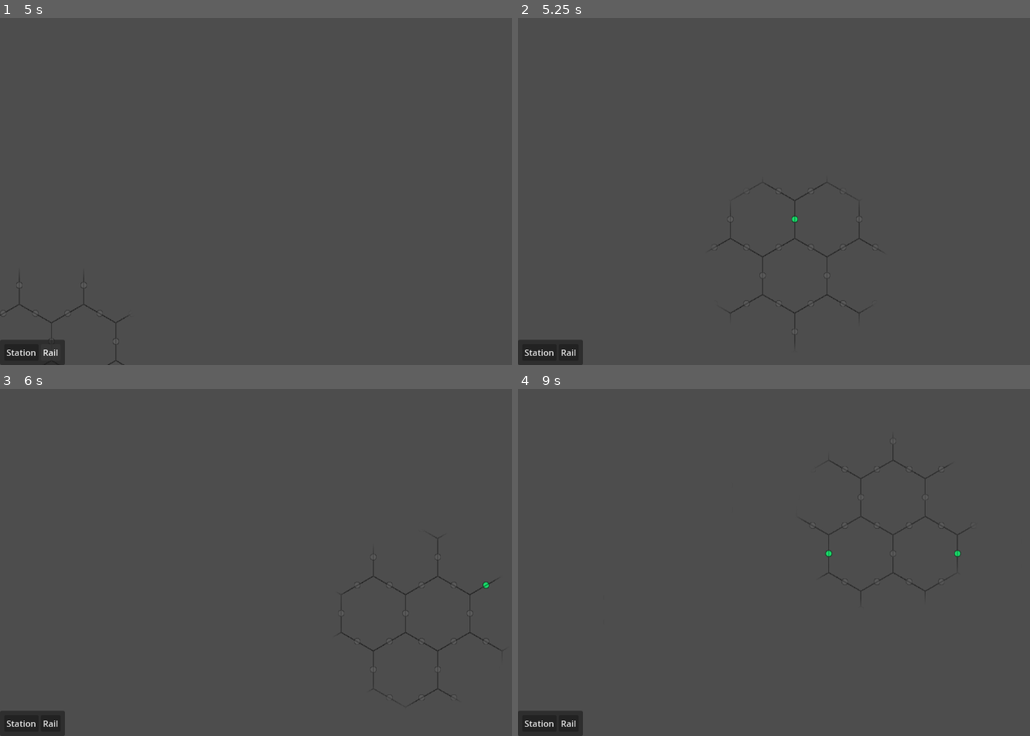
Above: before the commit, frames 1-4 (two rows, left to right).
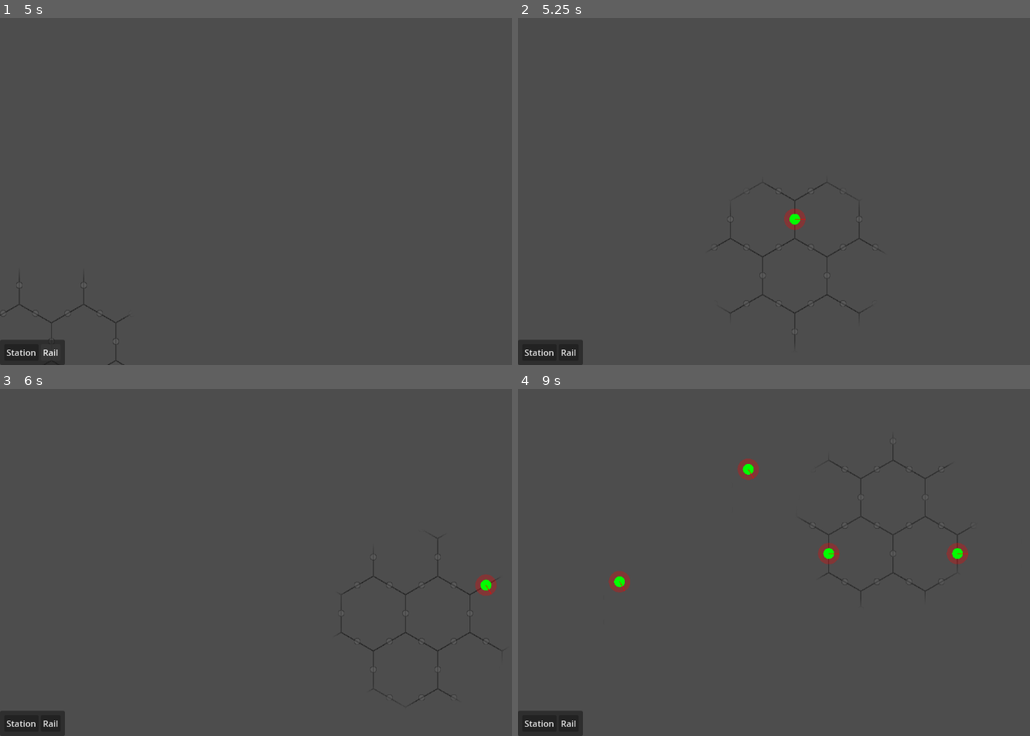
Above: after the commit, the same moments.

Repository: Vakrim/poszynach
Game: Godot game, scene res://main.tscn
The game is run twice, just before and just after one commit, with the same random seed, the same clock (stepped at 60 frames per second) and the same inputs.
Inputs (mouse positions are in pixels of both pictures, inside the frame that each line leads up to):
- Up to frame 1 (5 s): click "Station" at 0.5 s; click "Rail" at 1.25 s; click "Station" at 2 s; click "Rail" at 2.75 s; click "Station" at 3.5 s; click "Rail" at 4.25 s
- Up to frame 2 (5.25 s): tap Enter at 5 s; move the mouse to (794, 260) at 5.02 s; hold S (camera_move_down) from 5.03 s (still down); click (794, 260) at 5.17 s
- Up to frame 3 (6 s): release S (camera_move_down) at 5.75 s; drag from (496, 614) to (276, 631) at 5.77 s
- Up to frame 4 (9 s): tap Space at 6.5, 8.75 s; move the mouse to (640, 510) at 6.52 s; hold D (camera_move_right) 6.53-7.25 s; click (640, 510) at 6.67 s; drag from (855, 562) to (640, 510) at 7.27 s; tap Enter at 8 s; move the mouse to (733, 475) at 8.02 s; right-click (733, 475) at 8.1 s; click (733, 475) at 8.17 s; drag from (963, 545) to (733, 475) at 8.77 s

Frame 1 is identical in both runs. In frame 2, 0.2% of the frame differs, in the area x 51-57%, y 55-62%; in frame 3, 0.2%; in frame 4, 0.8%, in the area x 17-88%, y 20-59%.

Commit message:
A* graph building

Diff:
--- /dev/null
+++ b/edge_data.gd
@@ -0,0 +1,12 @@
+class_name EdgeData
+
+static var next_id = 0
+
+var id: int
+var grid_position: Vector2i
+var world_position: Vector2
+var world_normal_rotation: float
+
+func _init() -> void:
+    id = next_id
+    next_id += 1
--- a/main.tscn
+++ b/main.tscn
@@ -1,7 +1,8 @@
-[gd_scene load_steps=4 format=3 uid="uid://dw1lfjjy50q3f"]
+[gd_scene load_steps=5 format=3 uid="uid://dw1lfjjy50q3f"]
 
 [ext_resource type="Script" path="res://camera_2d.gd" id="3_nxi0b"]
 [ext_resource type="Theme" uid="uid://b7dceiu384spx" path="res://theme.tres" id="4_8oag3"]
+[ext_resource type="Script" path="res://path_finding.gd" id="4_he3h2"]
 [ext_resource type="PackedScene" uid="uid://cvbqs0timnjh5" path="res://rail_grid/rail_grid.tscn" id="7_cossi"]
 
 [node name="Main" type="Node"]
@@ -39,3 +40,7 @@
 text = "Rail"
 
 [node name="RailGrid" parent="." instance=ExtResource("7_cossi")]
+
+[node name="PathFinding" type="Node2D" parent="." node_paths=PackedStringArray("rail_grid")]
+script = ExtResource("4_he3h2")
+rail_grid = NodePath("../RailGrid")
--- /dev/null
+++ b/path_finding.gd
@@ -0,0 +1,41 @@
+class_name PathFinding
+extends Node2D
+
+@export var rail_grid: RailGrid
+
+var impl = AStar2D.new()
+
+var impl_point_id = {}
+
+var edges = []
+
+func _ready() -> void:
+    rail_grid.edge_created.connect(_on_edge_created)
+    rail_grid.edge_removed.connect(_on_edge_removed)
+
+func _on_edge_created(edge: EdgeData) -> void:
+    var id = impl.get_available_point_id()
+    impl.add_point(id, edge.world_position)
+    impl_point_id[edge.id] = id
+    edges.append(edge)
+
+    for connection in rail_grid.get_connections(edge):
+        var connection_id = impl_point_id[connection.id]
+        impl.connect_points(id, connection_id)
+
+    queue_redraw()
+
+func _on_edge_removed(edge: EdgeData) -> void:
+    impl.remove_point(impl_point_id[edge.id])
+    impl_point_id.erase(edge.id)
+    edges.erase(edge)
+    queue_redraw()
+
+func _draw() -> void:
+    for edge in edges:
+        draw_circle(edge.world_position, 20, Color(1, 0, 0, 0.3))
+        draw_circle(impl.get_point_position(impl_point_id[edge.id]), 10, Color(0, 1, 0))
+        draw_line(edge.world_position, edge.world_position + Vector2(20, 0).rotated(edge.world_normal_rotation), Color(1, 0, 0))
+
+        for c in impl.get_point_connections(impl_point_id[edge.id]):
+            draw_line(impl.get_point_position(impl_point_id[edge.id]), impl.get_point_position(c), Color(0, 1, 0))
--- a/rail_grid/edges.gd
+++ b/rail_grid/edges.gd
@@ -5,7 +5,12 @@
     set(new_value):
         init_center_of_master_tiles()
 
-signal edge_changed(master_position: Vector2i, connections_index: int)
+signal edge_of_master_changed(master_position: Vector2i, connections_index: int)
+
+signal edge_created(edge_data: EdgeData)
+signal edge_removed(edge_data: EdgeData)
+
+static var edges_by_position: Dictionary = {}
 
 const CONNECTION_TILE = Vector2i(0, 0)
 const CONNECTION_PLACEHOLDER_TILE = Vector2i(2, 0)
@@ -31,9 +36,25 @@
         if mouse_event.button_index == MOUSE_BUTTON_LEFT and mouse_event.pressed and clicked_tile == CONNECTION_PLACEHOLDER_TILE:
             set_cell(clicked_tile_position, 0, CONNECTION_TILE)
             notify_master_tiles_about_change(clicked_tile_position)
+
+            var edge_data = build_edge_data(clicked_tile_position)
+            edges_by_position[clicked_tile_position] = edge_data
+            edge_created.emit(edge_data)
+
         elif mouse_event.button_index == MOUSE_BUTTON_RIGHT and mouse_event.pressed and clicked_tile == CONNECTION_TILE:
             set_cell(clicked_tile_position, 0, CONNECTION_PLACEHOLDER_TILE)
             notify_master_tiles_about_change(clicked_tile_position)
+
+            var edge_data = edges_by_position[clicked_tile_position]
+            edges_by_position.erase(clicked_tile_position)
+            edge_removed.emit(edge_data)
+
+func build_edge_data(edge_tile_position: Vector2i) -> EdgeData:
+    var edge_data = EdgeData.new()
+    edge_data.grid_position = edge_tile_position
+    edge_data.world_position = to_global(map_to_local(edge_tile_position))
+    edge_data.world_normal_rotation = get_edge_normal_rotation(edge_tile_position)
+    return edge_data
 
 func notify_master_tiles_about_change(changed_edge_tile_position: Vector2i) -> void:
     for neighbor in get_surrounding_cells(changed_edge_tile_position):
@@ -42,30 +63,70 @@
 
         var master_tile_connections_index = get_master_tile_connections_index(neighbor)
         var master_position = from_edge_to_master_tile(neighbor)
-        edge_changed.emit(master_position, master_tile_connections_index)
+        edge_of_master_changed.emit(master_position, master_tile_connections_index)
 
 func get_master_tile_connections_index(edge_tile_position: Vector2i) -> int:
     var index = 0
 
-    if get_cell_atlas_coords(get_neighbor_cell(edge_tile_position, TileSet.CELL_NEIGHBOR_TOP_RIGHT_SIDE)) == CONNECTION_TILE:
+    if get_cell_atlas_coords(get_neighbor_cell(edge_tile_position, TOP_RIGHT_SIDE)) == CONNECTION_TILE:
         index += 1
 
-    if get_cell_atlas_coords(get_neighbor_cell(edge_tile_position, TileSet.CELL_NEIGHBOR_RIGHT_SIDE)) == CONNECTION_TILE:
+    if get_cell_atlas_coords(get_neighbor_cell(edge_tile_position, RIGHT_SIDE)) == CONNECTION_TILE:
         index += 2
 
-    if get_cell_atlas_coords(get_neighbor_cell(edge_tile_position, TileSet.CELL_NEIGHBOR_BOTTOM_RIGHT_SIDE)) == CONNECTION_TILE:
+    if get_cell_atlas_coords(get_neighbor_cell(edge_tile_position, BOTTOM_RIGHT_SIDE)) == CONNECTION_TILE:
         index += 4
 
-    if get_cell_atlas_coords(get_neighbor_cell(edge_tile_position, TileSet.CELL_NEIGHBOR_BOTTOM_LEFT_SIDE)) == CONNECTION_TILE:
+    if get_cell_atlas_coords(get_neighbor_cell(edge_tile_position, BOTTOM_LEFT_SIDE)) == CONNECTION_TILE:
         index += 8
 
-    if get_cell_atlas_coords(get_neighbor_cell(edge_tile_position, TileSet.CELL_NEIGHBOR_LEFT_SIDE)) == CONNECTION_TILE:
+    if get_cell_atlas_coords(get_neighbor_cell(edge_tile_position, LEFT_SIDE)) == CONNECTION_TILE:
         index += 16
 
-    if get_cell_atlas_coords(get_neighbor_cell(edge_tile_position, TileSet.CELL_NEIGHBOR_TOP_LEFT_SIDE)) == CONNECTION_TILE:
+    if get_cell_atlas_coords(get_neighbor_cell(edge_tile_position, TOP_LEFT_SIDE)) == CONNECTION_TILE:
         index += 32
 
     return index
+
+func get_edge_normal(edge_tile_position: Vector2i) -> TileSet.CellNeighbor:
+    if is_tile_center(get_neighbor_cell(edge_tile_position, BOTTOM_LEFT_SIDE)):
+        return TOP_RIGHT_SIDE
+    elif is_tile_center(get_neighbor_cell(edge_tile_position, LEFT_SIDE)):
+        return RIGHT_SIDE
+    elif is_tile_center(get_neighbor_cell(edge_tile_position, TOP_LEFT_SIDE)):
+        return BOTTOM_RIGHT_SIDE
+
+    assert(false, "Edge direction not found")
+    return RIGHT_SIDE;
+
+func get_edge_normal_rotation(edge_tile_position: Vector2i) -> float:
+    match get_edge_normal(edge_tile_position):
+        TOP_RIGHT_SIDE:
+            return -PI / 3.0
+        RIGHT_SIDE:
+            return 0.0
+        BOTTOM_RIGHT_SIDE:
+            return PI / 3.0
+        _:
+            assert(false, "Edge direction not found")
+            return 0.0
+
+func get_connections(edge_tile_position: Vector2i) -> Array[EdgeData]:
+    var connections: Array[EdgeData] = []
+
+    var normal = get_edge_normal(edge_tile_position)
+
+    var first_step_tile = get_neighbor_cell(edge_tile_position, normal)
+
+    print_rich(SECOND_STEP_CONNECTIONS)
+    print(normal)
+
+    for second_step in SECOND_STEP_CONNECTIONS[normal]:
+        var second_step_tile = get_neighbor_cell(first_step_tile, second_step)
+        if get_cell_atlas_coords(second_step_tile) == CONNECTION_TILE:
+            connections.append(edges_by_position[second_step_tile])
+
+    return connections
 
 func is_tile_center(tile_position: Vector2i) -> bool:
     return tile_position.y % 2 == 0 and (tile_position.x + floori(tile_position.y / 2.0)) % 2 == 0
@@ -76,3 +137,16 @@
 @warning_ignore("integer_division")
 func from_edge_to_master_tile(edge_position: Vector2i) -> Vector2i:
     return Vector2i(floori(edge_position.x / 2.0), edge_position.y / 2)
+
+const TOP_RIGHT_SIDE = TileSet.CELL_NEIGHBOR_TOP_RIGHT_SIDE
+const RIGHT_SIDE = TileSet.CELL_NEIGHBOR_RIGHT_SIDE
+const BOTTOM_RIGHT_SIDE = TileSet.CELL_NEIGHBOR_BOTTOM_RIGHT_SIDE
+const BOTTOM_LEFT_SIDE = TileSet.CELL_NEIGHBOR_BOTTOM_LEFT_SIDE
+const LEFT_SIDE = TileSet.CELL_NEIGHBOR_LEFT_SIDE
+const TOP_LEFT_SIDE = TileSet.CELL_NEIGHBOR_TOP_LEFT_SIDE
+
+const SECOND_STEP_CONNECTIONS = {
+    TOP_RIGHT_SIDE: [TOP_LEFT_SIDE, TOP_RIGHT_SIDE, RIGHT_SIDE],
+    RIGHT_SIDE: [TOP_RIGHT_SIDE, RIGHT_SIDE, BOTTOM_RIGHT_SIDE],
+    BOTTOM_RIGHT_SIDE: [RIGHT_SIDE, BOTTOM_RIGHT_SIDE, BOTTOM_LEFT_SIDE],
+}
--- /dev/null
+++ b/rail_grid/rail_grid.gd
@@ -0,0 +1,14 @@
+class_name RailGrid extends Node2D
+
+signal edge_created(edge_data: EdgeData)
+
+signal edge_removed(edge_data: EdgeData)
+
+func _on_edge_created(edge_data: EdgeData) -> void:
+    edge_created.emit(edge_data)
+
+func _on_edge_removed(edge_data: EdgeData) -> void:
+    edge_removed.emit(edge_data)
+
+func get_connections(edge_data: EdgeData) -> Array[EdgeData]:
+    return %Edges.get_connections(edge_data.grid_position)
--- a/rail_grid/rail_grid.tscn
+++ b/rail_grid/rail_grid.tscn
@@ -1,6 +1,7 @@
-[gd_scene load_steps=15 format=4 uid="uid://cvbqs0timnjh5"]
+[gd_scene load_steps=16 format=4 uid="uid://cvbqs0timnjh5"]
 
 [ext_resource type="Texture2D" uid="uid://cvk2fbdvsase" path="res://rail_grid/rails-tileset.png" id="1_tp5ej"]
+[ext_resource type="Script" path="res://rail_grid/rail_grid.gd" id="1_xi0ee"]
 [ext_resource type="Script" path="res://rail_grid/rails.gd" id="2_r2m4a"]
 [ext_resource type="Script" path="res://rail_grid/edges_shader.gd" id="3_4r8a6"]
 [ext_resource type="Shader" path="res://rail_grid/edges_shader.gdshader" id="4_1ly7j"]
@@ -105,6 +106,7 @@
 sources/0 = SubResource("TileSetAtlasSource_angpt")
 
 [node name="RailGrid" type="Node2D"]
+script = ExtResource("1_xi0ee")
 
 [node name="Rails" type="TileMapLayer" parent="."]
 tile_set = SubResource("TileSet_mrsdy")
@@ -115,6 +117,7 @@
 shader = ExtResource("4_1ly7j")
 
 [node name="Edges" type="TileMapLayer" parent="EdgesShader"]
+unique_name_in_owner = true
 position = Vector2(30, 35)
 tile_map_data = PackedByteArray("AADs/+3/AAACAAAAAADs/+7/AAACAAAAAADs/+//AAACAAAAAADs//H/AAACAAAAAADs//L/AAACAAAAAADs// …(19120 unchanged characters)…
 tile_set = SubResource("TileSet_e7xmb")
@@ -125,4 +128,6 @@
 tile_set = SubResource("TileSet_fdjwu")
 script = ExtResource("8_owd5w")
 
-[connection signal="edge_changed" from="EdgesShader/Edges" to="Rails" method="_on_edges_edge_changed"]
+[connection signal="edge_created" from="EdgesShader/Edges" to="." method="_on_edge_created"]
+[connection signal="edge_of_master_changed" from="EdgesShader/Edges" to="Rails" method="_on_edges_edge_changed"]
+[connection signal="edge_removed" from="EdgesShader/Edges" to="." method="_on_edge_removed"]
